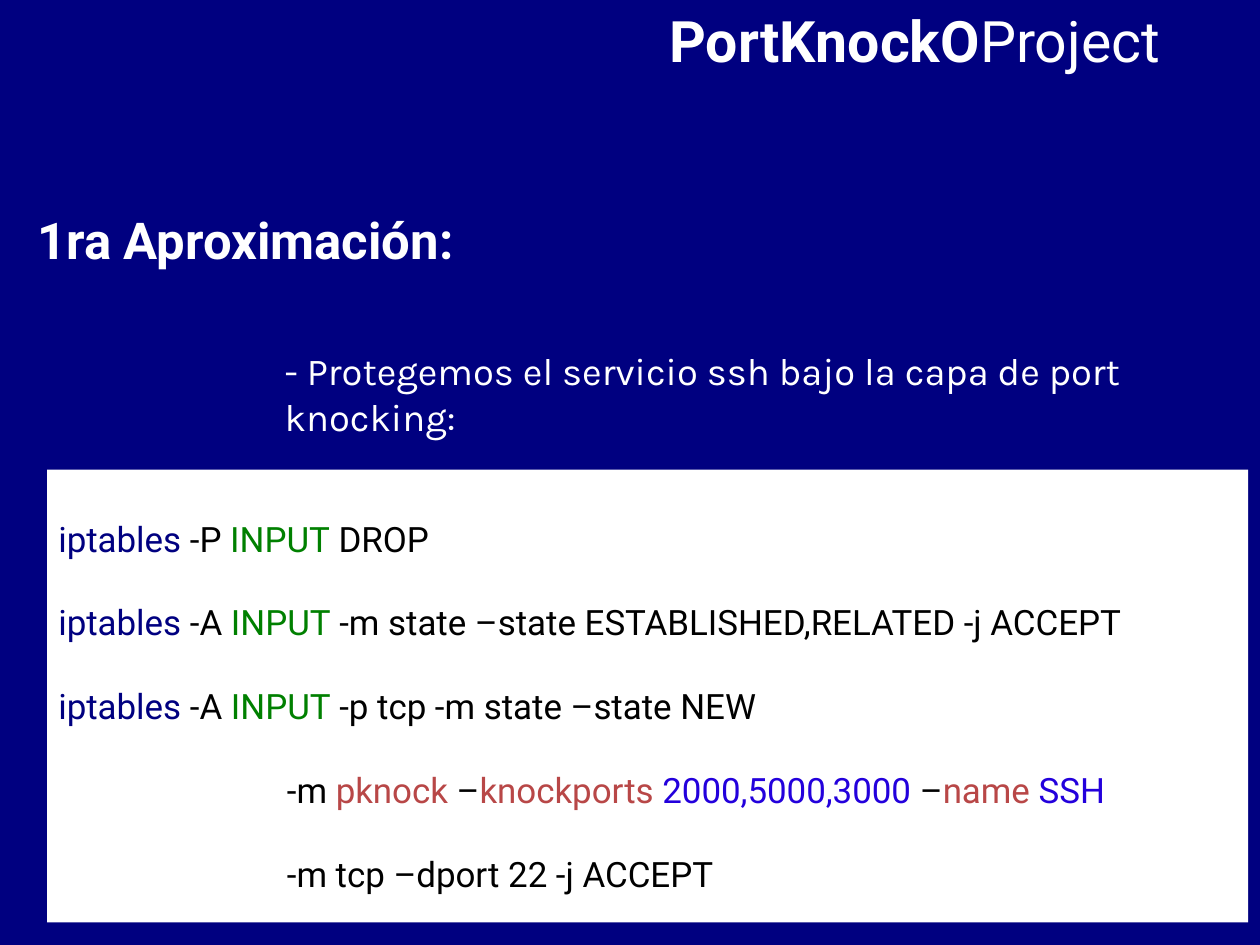
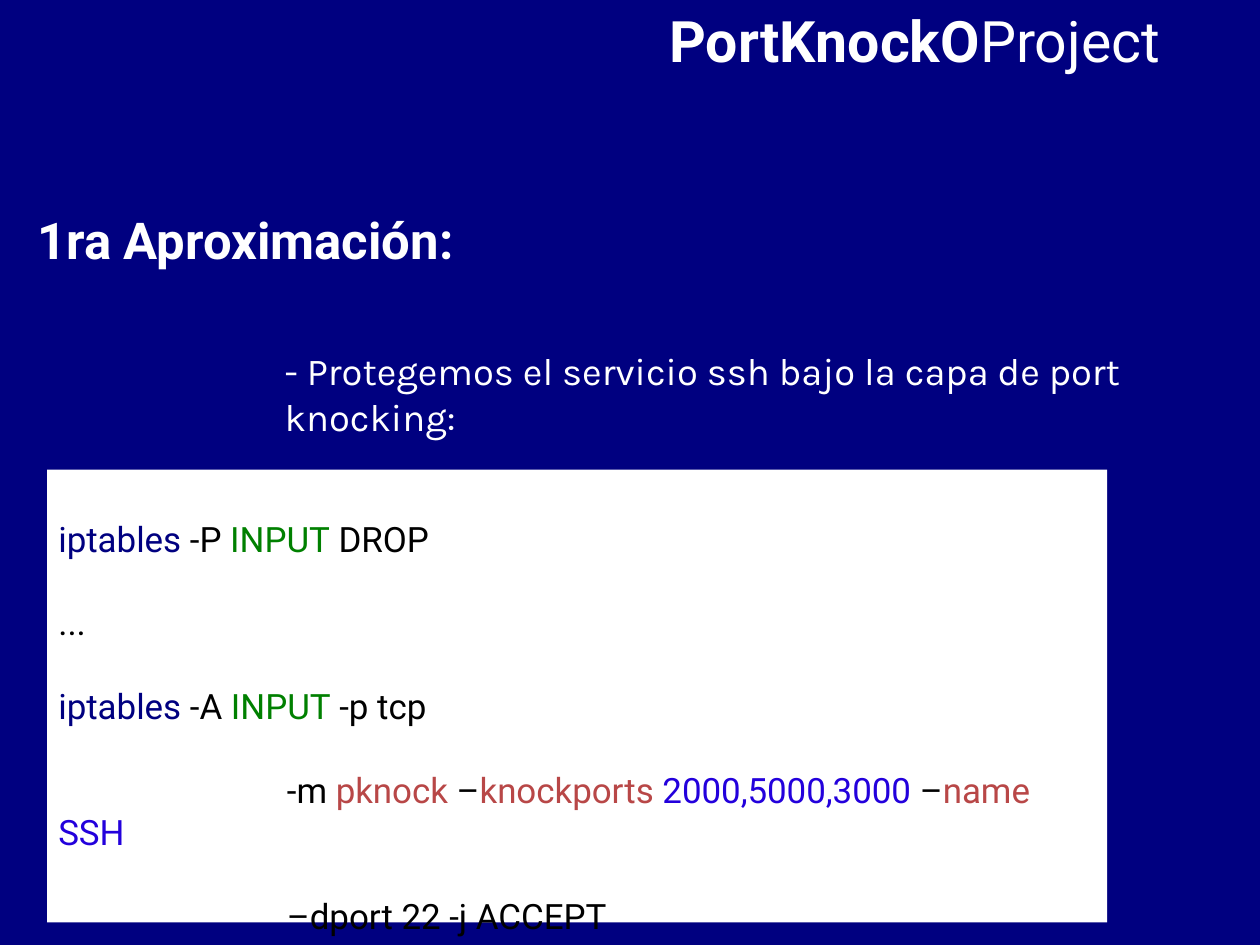
Before and after one commit to BackupTheBerlios/portknocko-svn, a slide deck: slide 7 of trunk/jornadas/jornadas.odp. Drawn at 1260x945 pixels with LibreOffice and Linux fonts; fonts in the diff are those of the drawing. Boxes give left, top, right and bottom in pixels: in the first picture for what was removed or moved away, otherwise in the second. Text is boxed around its words. In the diff, an @@ line names an element or a change of style, - is before the commit and + after.

```diff
--- a/trunk/jornadas/jornadas.odp
+++ b/trunk/jornadas/jornadas.odp
@@ rectangle "iptables -P INPUT DROP": place and size @@
-rectangle "iptables -P INPUT DROP" at (47, 470, 1249, 923)
+rectangle "iptables -P INPUT DROP" at (47, 470, 1107, 923)
@@ text in rectangle at (58, 692, 426, 726): text changed @@
-iptables -A INPUT -m state –state ESTABLISHED,RELATED -j ACCEPT
-iptables -A INPUT -p tcp -m state –state NEW
+...
+iptables -A INPUT -p tcp
@@ text in rectangle at (287, 897, 607, 938): text changed @@
--m tcp –dport 22 -j ACCEPT
+–dport 22 -j ACCEPT
```
Also in this commit, not shown: 6 other slides changed, 1 slide added, 1 slide removed.
